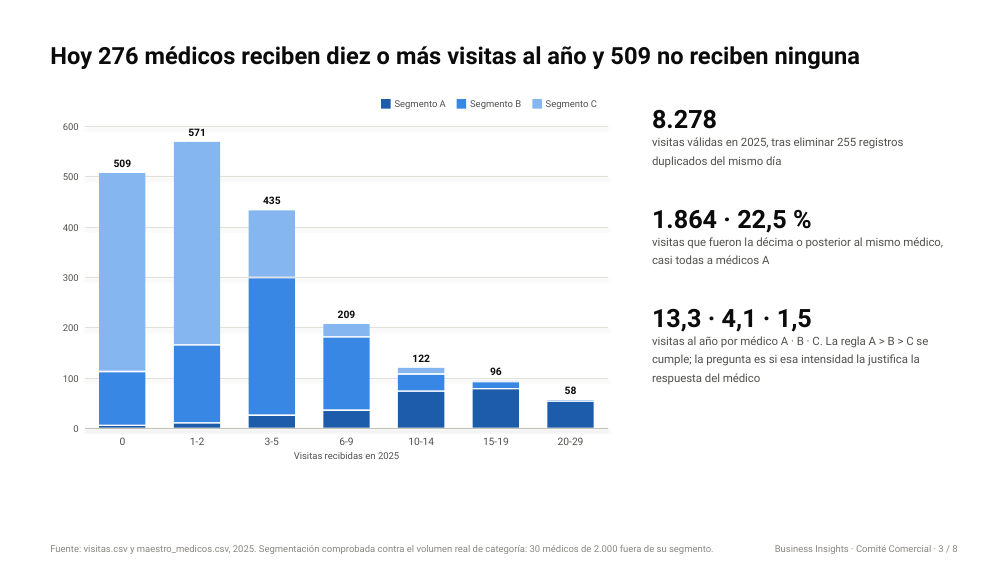
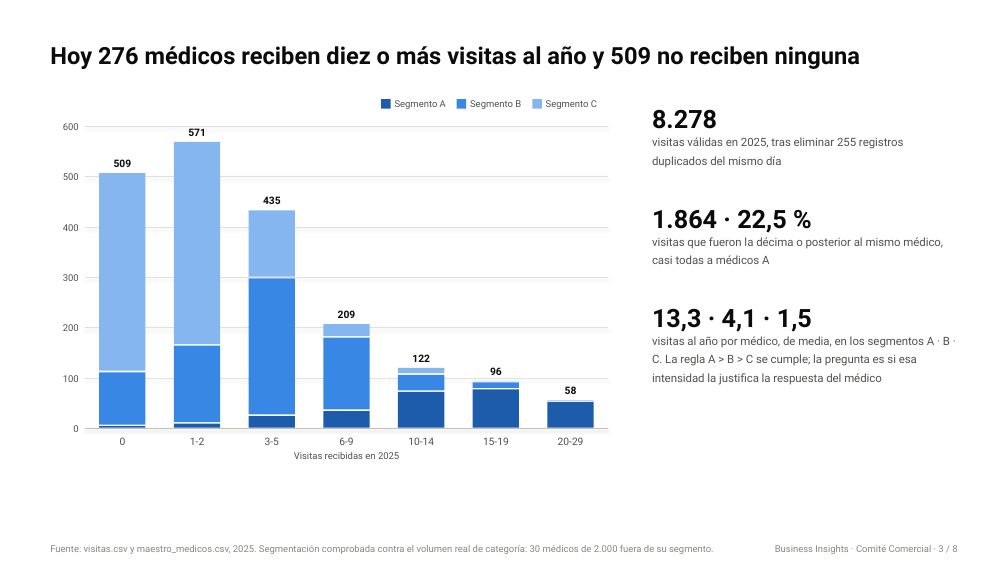
Before and after one commit to rpuenteaddiuva/caso-fuerza-comercial-pharma, a slide deck: slide 3 of entregables/presentacion_comite_comercial.pptx. Drawn at 1008x567 pixels with LibreOffice and Linux fonts; fonts in the diff are those of the drawing. Boxes give left, top, right and bottom in pixels: in the first picture for what was removed or moved away, otherwise in the second. Text is boxed around its words. In the diff, an @@ line names an element or a change of style, - is before the commit and + after.

Commit message:
docs: dejar claro que las frecuencias por segmento son medias por médico

```diff
--- a/entregables/presentacion_comite_comercial.pptx
+++ b/entregables/presentacion_comite_comercial.pptx
@@ text at box(652, 336, 950, 385): text changed @@
-visitas al año por médico A · B · C. La regla A > B > C se cumple; la pregunta es si esa intensidad la justifica la respuesta del médico
+visitas al año por médico, de media, en los segmentos A · B · C. La regla A > B > C se cumple; la pregunta es si esa intensidad la justifica la respuesta del médico
```
Also in this commit, not shown: 2 other slides changed, 15 other files.
